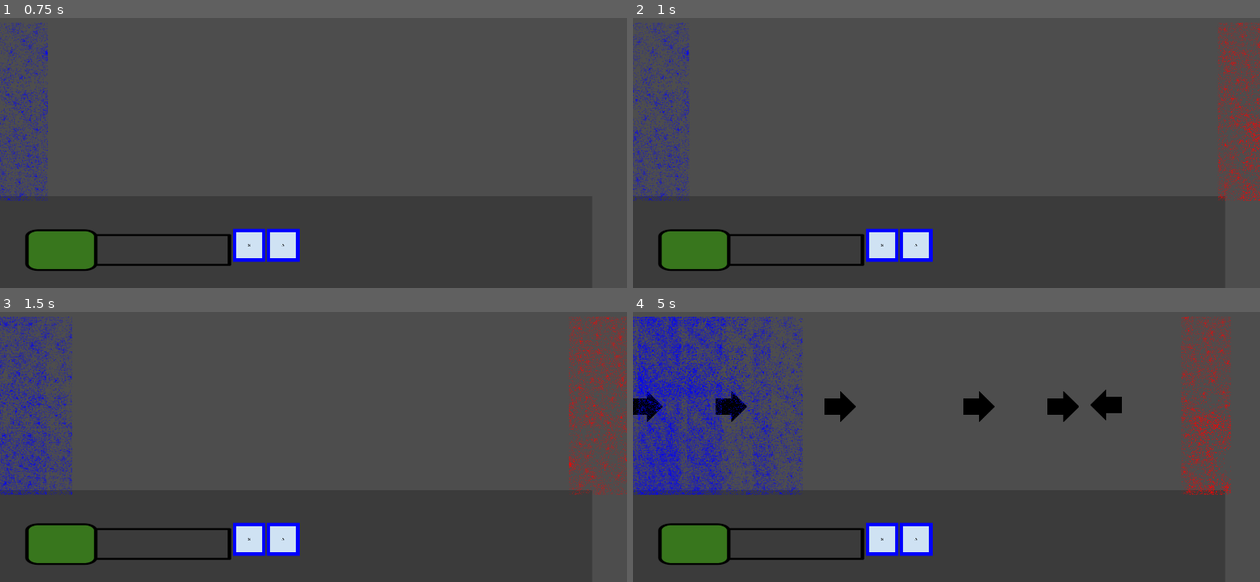
Above: before the commit, frames 1-4 (two rows, left to right).
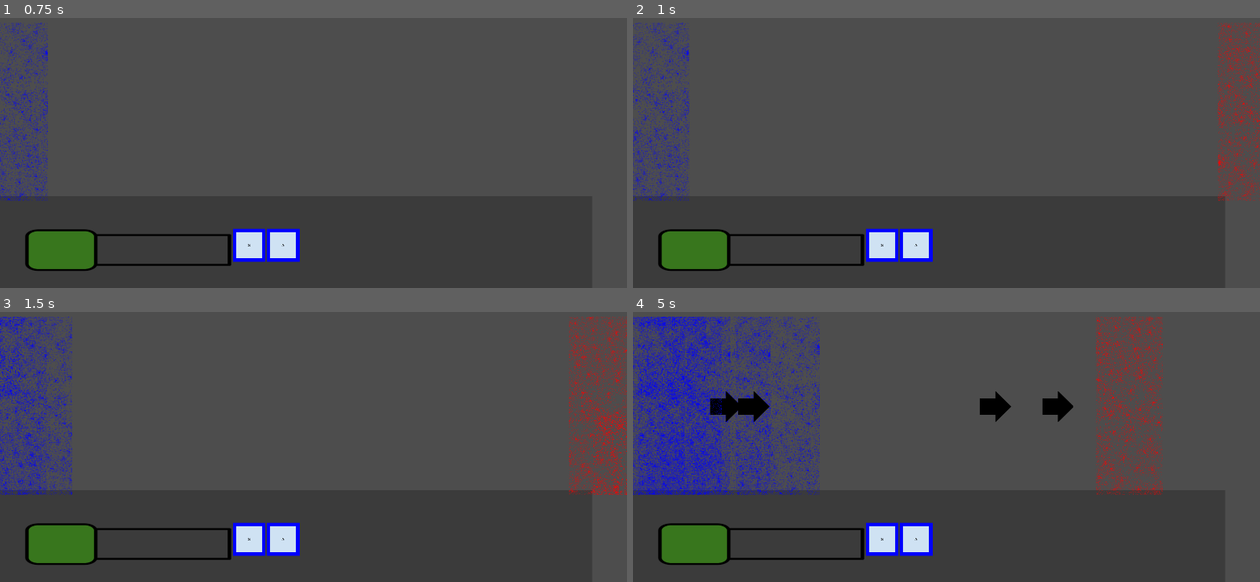
Above: after the commit, the same moments.

Repository: manufacturedba/ludumdare
Game: Godot game, scene res://Battlefield/playmat.tscn
Two runs of this game, one before a commit and one after it. Both use one fixed random seed, a clock stepped at 60 frames per second and the inputs below.
Inputs (mouse positions are in pixels of both pictures, inside the frame that each line leads up to):
- Up to frame 1 (0.75 s): click (250, 244) at 0.5 s
- Up to frame 2 (1 s): no input
- Up to frame 3 (1.5 s): click (282, 538) at 1.27 s
- Up to frame 4 (5 s): click (883, 538) at 2 s; click (915, 538) at 2.77 s; click (883, 538) at 3.5 s; click (915, 538) at 4.27 s

Frame 1 is identical in both runs. In frame 2, 2.0% of the frame differs, in the area x 93-100%, y 1-68%; in frame 3, 4.8%; in frame 4, 14%, in the area x 0-96%, y 1-68%.

Commit message:
Make enemy soldiers again

Diff:
--- a/project/Battlefield/enemy_unit_spawner.gd
+++ b/project/Battlefield/enemy_unit_spawner.gd
@@ -19,7 +19,8 @@
 	pass
 
 func _on_enemy_unit_spawn_timer_timeout() -> void:
-	#var soldier: Area2D = plSoldier.instantiate().with(false);
-	var soldier: Area2D = plArcher.instantiate().with(false);
+	var soldier: Area2D = plSoldier.instantiate().with(false);
+	# TODO: Hook up to some enemy spawn config
+	#var archer: Area2D = plArcher.instantiate().with(false);
 	soldier.global_position = global_position;
 	get_tree().current_scene.add_child(soldier);
